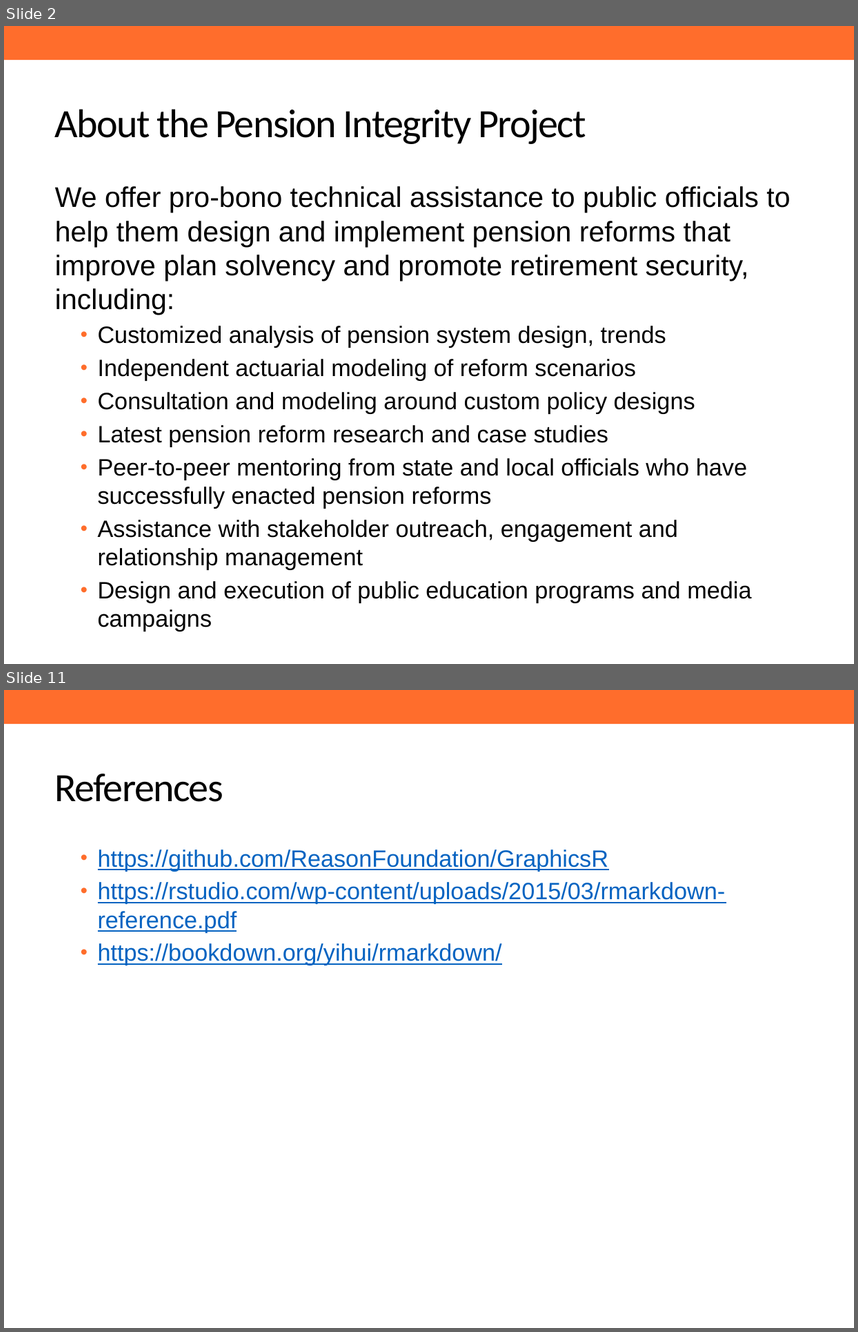
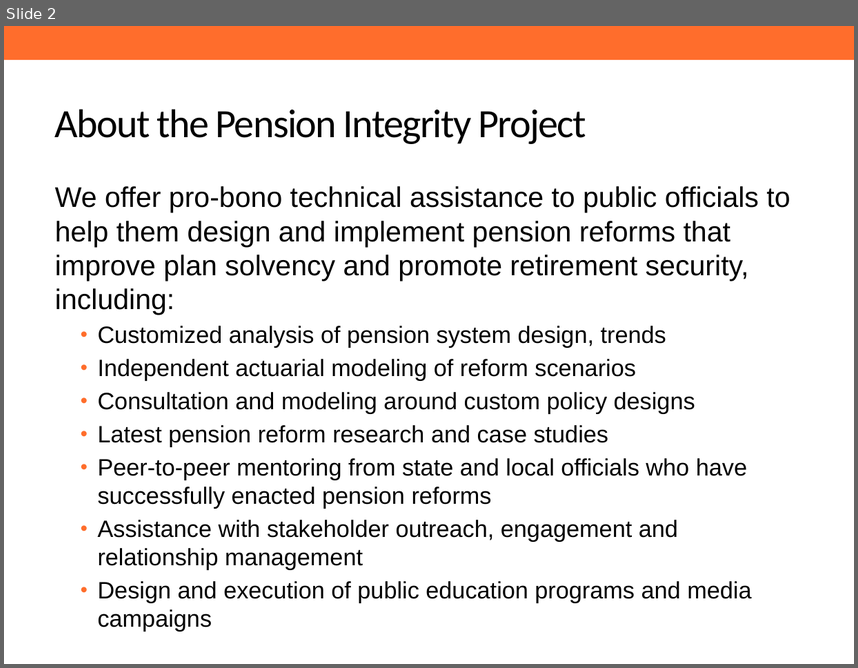
Before and after one commit to ReasonFoundation/GraphicsR, a slide deck: DeckUpdate/DPFPS_v1.0.pptx. Shown one above the other, each under a label of ours: slides 2 and 11 before the commit, slide 2 after it; the slides between them are not shown. The pictures are 858x1332 and 858x668 pixels, drawn with LibreOffice and Linux fonts; fonts in the diff are those of the drawing; background and template pictures are left out. Boxes give left, top, right and bottom in pixels: in the first picture for what was removed or moved away, otherwise in the second. Text is boxed around its words. In the diff, an @@ line names an element or a change of style, - is before the commit and + after.

```diff
--- a/DeckUpdate/DPFPS_v1.0.pptx
+++ b/DeckUpdate/DPFPS_v1.0.pptx
@@ slide 11 removed at (4, 690, 854, 1328), background #FFFFFF; not listed: 1 template element that a slide beside it also shows @@
@@ title removed at (55, 773, 223, 802) @@
-References
@@ text removed at (98, 849, 726, 965) @@
-  • https://github.com/ReasonFoundation/GraphicsR
-  • https://rstudio.com/wp-content/uploads/2015/03/rmarkdown-reference.pdf
-  • https://bookdown.org/yihui/rmarkdown/
```
Also in this commit, not shown: 9 slides changed, 3 slides added, 9 other files.
